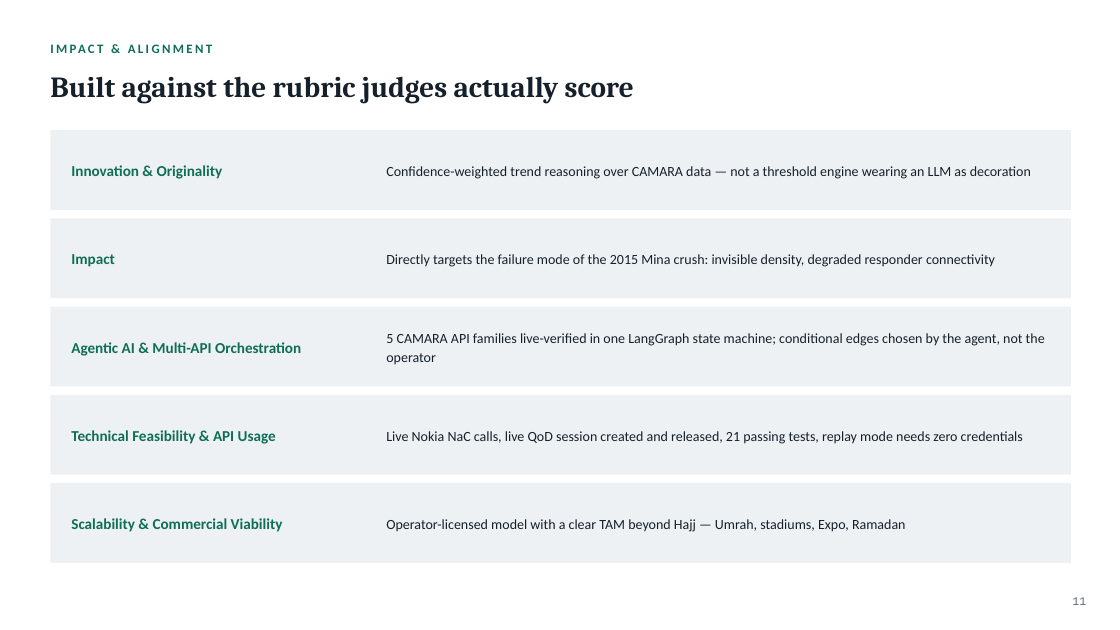
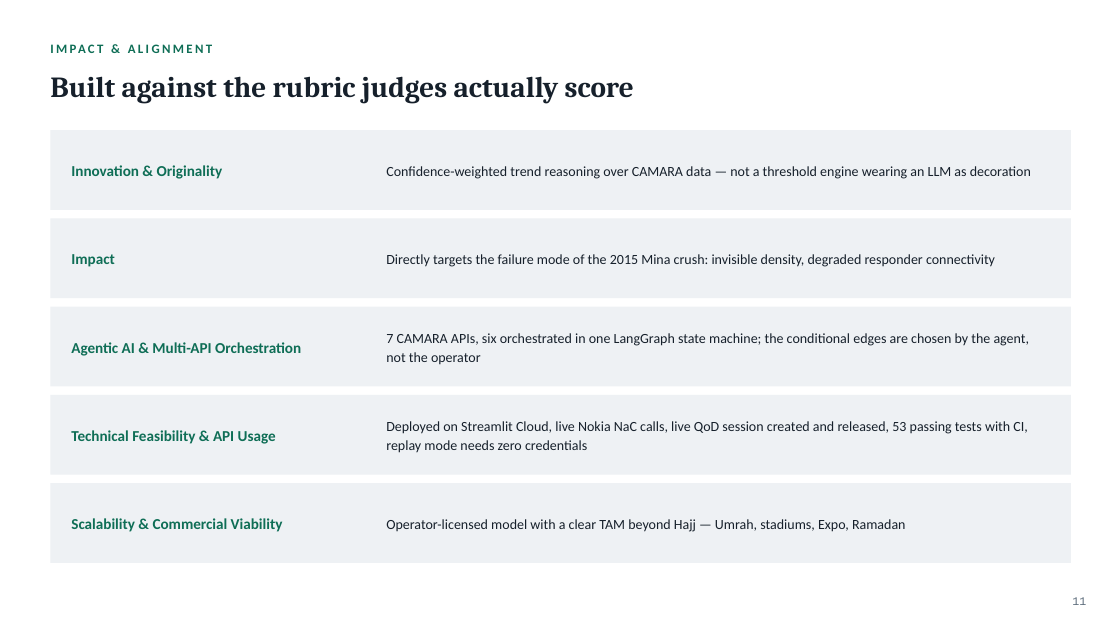
Before and after one commit to MhmoodHmmam/sakina, a slide deck: slide 11 of SAKINA_Pitch_Deck.pptx. Drawn at 1120x630 pixels with LibreOffice and Linux fonts; fonts in the diff are those of the drawing. Boxes give left, top, right and bottom in pixels: in the first picture for what was removed or moved away, otherwise in the second. Text is boxed around its words. In the diff, an @@ line names an element or a change of style, - is before the commit and + after.

```diff
--- a/SAKINA_Pitch_Deck.pptx
+++ b/SAKINA_Pitch_Deck.pptx
@@ text at bbox=[386, 333, 1029, 365]: text changed @@
-5 CAMARA API families live-verified in one LangGraph state machine; conditional edges chosen by the agent, not the operator
+7 CAMARA APIs, six orchestrated in one LangGraph state machine; the conditional edges are chosen by the agent, not the operator
@@ text at bbox=[386, 421, 1027, 453]: text changed @@
-Live Nokia NaC calls, live QoD session created and released, 21 passing tests, replay mode needs zero credentials
+Deployed on Streamlit Cloud, live Nokia NaC calls, live QoD session created and released, 53 passing tests with CI, replay mode needs zero credentials
```
Also in this commit, not shown: 4 other slides changed, 1 slide added, 1 other file.
